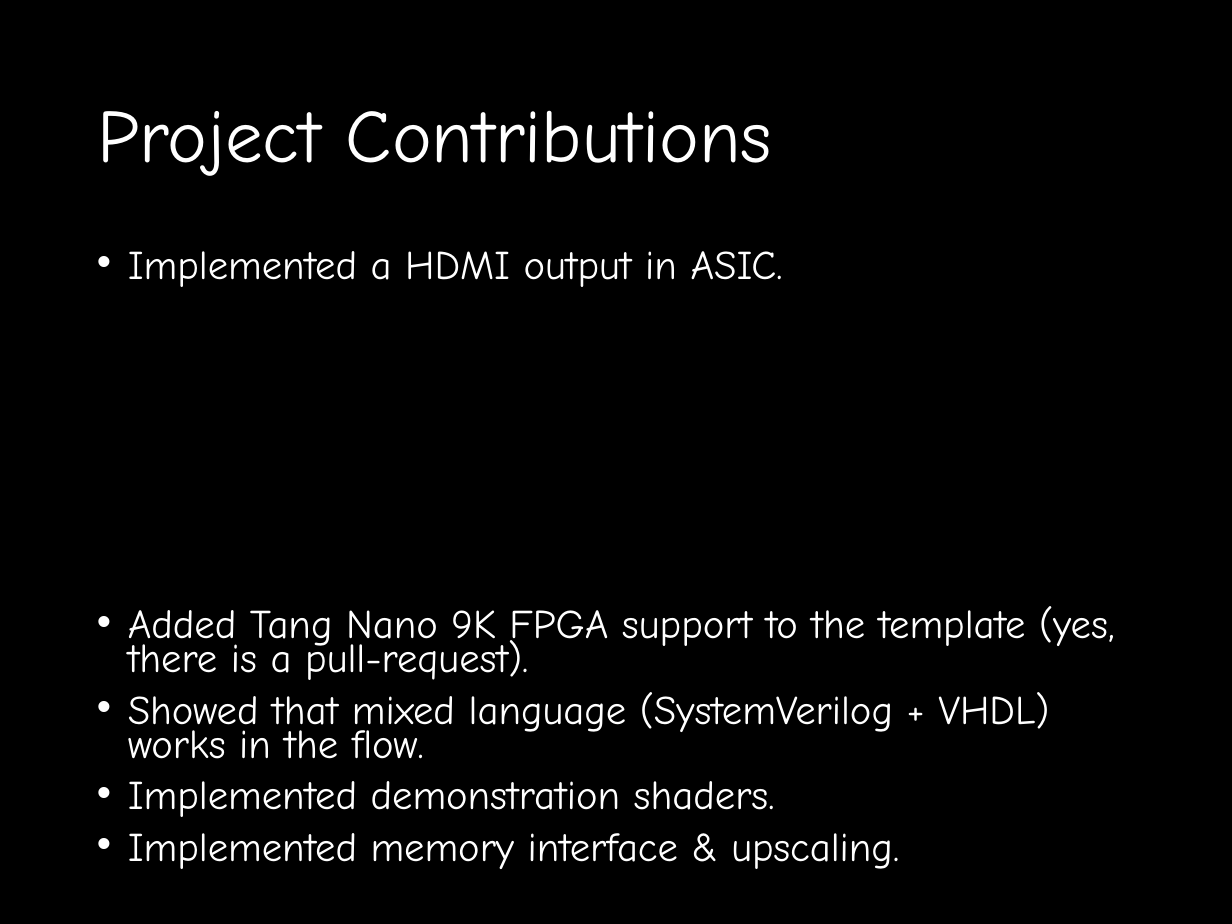
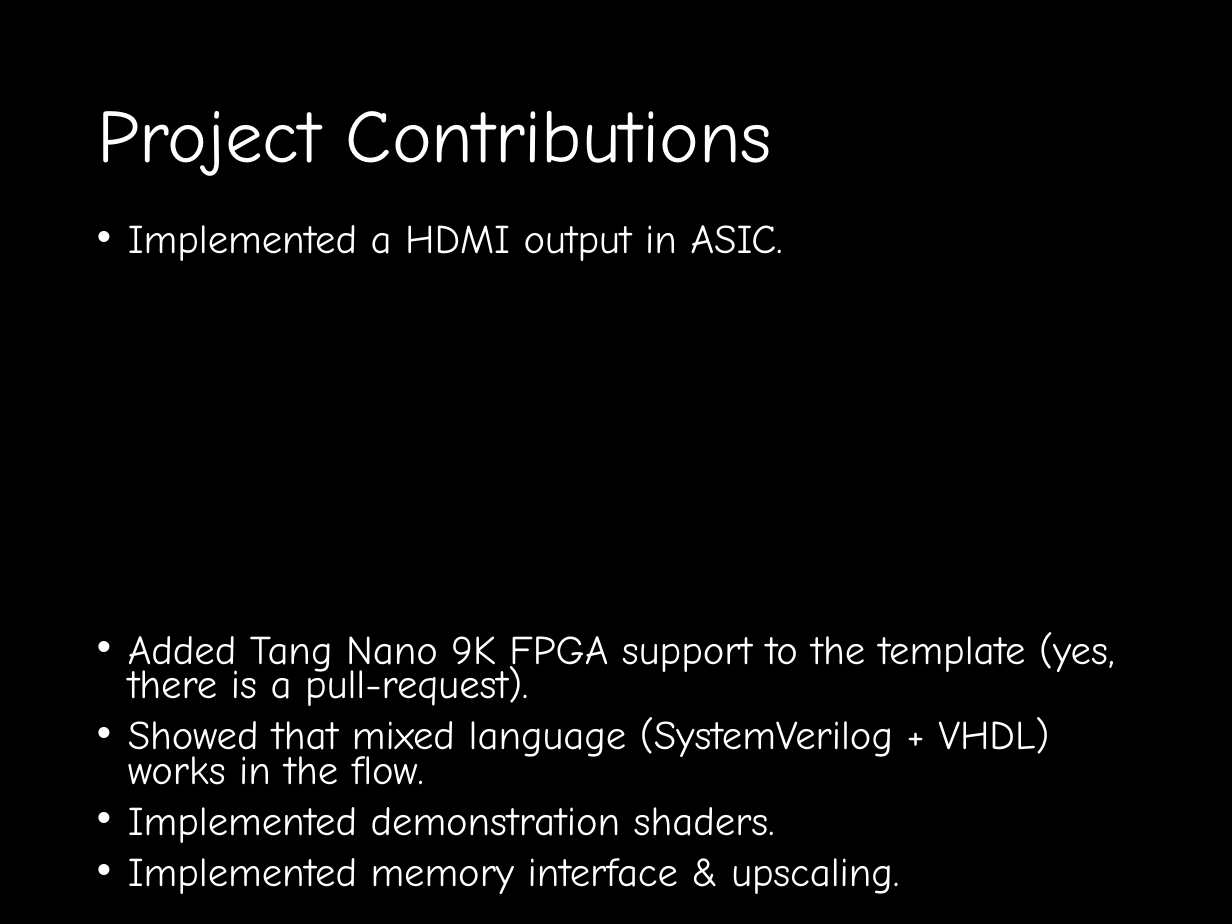
Before and after one commit to Zielasko/bASIC-game-of-Life-, a slide deck: slide 3 of bAGOLife.pptx. Drawn at 1232x924 pixels with LibreOffice and Linux fonts; fonts in the diff are those of the drawing; background and template pictures are left out. Boxes give left, top, right and bottom in pixels: in the first picture for what was removed or moved away, otherwise in the second. Text is boxed around its words. In the diff, an @@ line names an element or a change of style, - is before the commit and + after.

Commit message:
Added a shaders slide

```diff
--- a/bAGOLife.pptx
+++ b/bAGOLife.pptx
@@ text "Implemented a HDMI output in ..." rewrapped from box(128, 251, 1115, 869) to box(128, 225, 1115, 894) @@
```
Also in this commit, not shown: 2 slides added, 1 slide removed.
